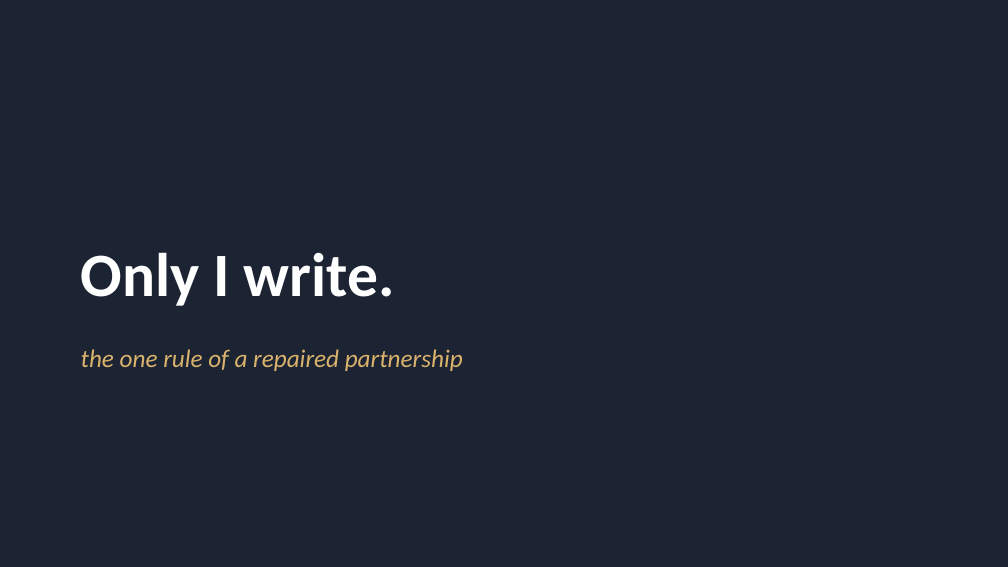
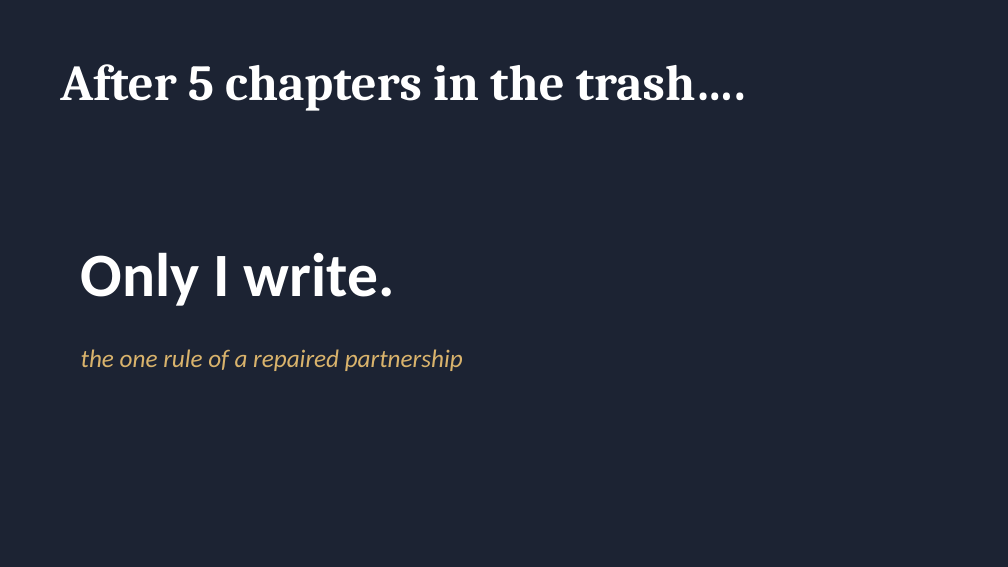
Before and after one commit to ericaraujophd/stem-slides, a slide deck: slide 22 of Session-2/S2-4-20pm-Wondergem-What-Does-It-Take-To-Be-Wise.pptx (slide 21 before the commit). Drawn at 1008x567 pixels with LibreOffice and Linux fonts; fonts in the diff are those of the drawing. Boxes give left, top, right and bottom in pixels: in the first picture for what was removed or moved away, otherwise in the second. Text is boxed around its words. In the diff, an @@ line names an element or a change of style, - is before the commit and + after.

```diff
--- a/Session-2/S2-4-20pm-Wondergem-What-Does-It-Take-To-Be-Wise.pptx
+++ b/Session-2/S2-4-20pm-Wondergem-What-Does-It-Take-To-Be-Wise.pptx
@@ title added at (60,64,746,111), 36 pt, text #FFFFFF, bold @@
+After 5 chapters in the trash….
```
Also in this commit, not shown: 11 other slides changed, 5 slides added, 3 slides removed, 3 other files.
